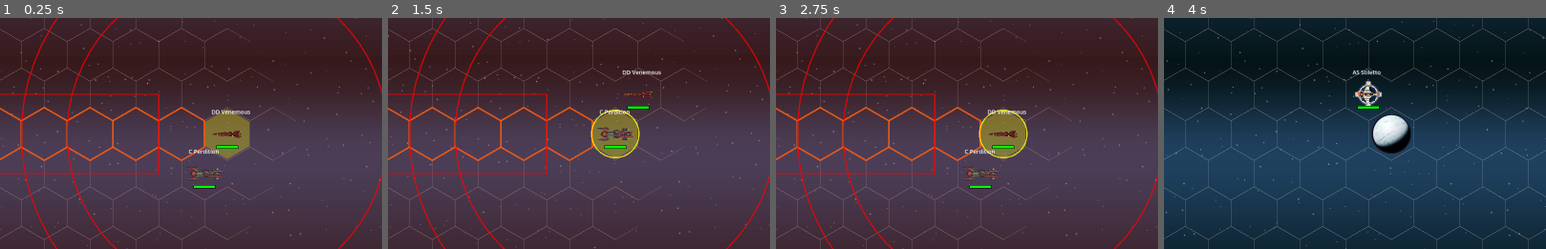
Above: before the commit, frames 1-4 (left to right).
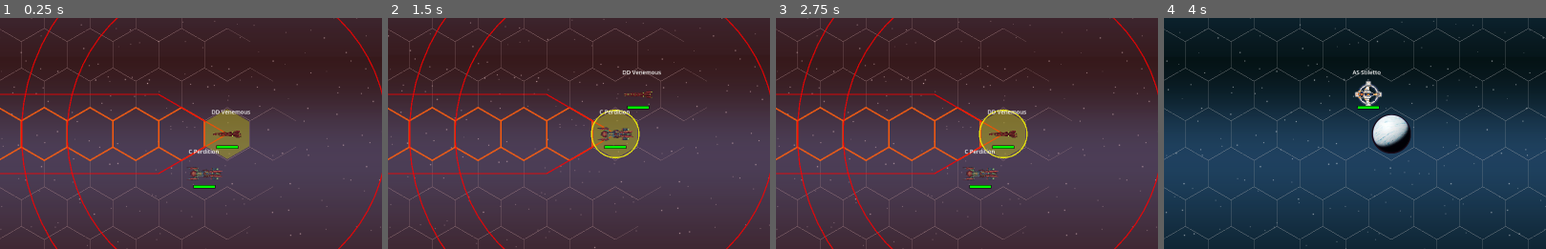
Above: after the commit, the same moments.

Repository: jjeffers/sf-kh-simulator
Game: Godot game, scene res://Scenes/Main.tscn
The game is run twice, just before and just after one commit, with the same random seed, the same clock (stepped at 60 frames per second) and the same inputs. This scene is started directly instead of the project's main scene.
Inputs (mouse positions are % of the whole screen's width and height, from its top left):
- Up to frame 1 (0.25 s): no input
- Up to frame 2 (1.5 s): click "> Venemous (WAITING) <" at 0.5 s; click "Perdition (WAITING)" at 1.25 s
- Up to frame 3 (2.75 s): click "Venemous (WAITING)" at 2 s
- Up to frame 4 (4 s): click "EXECUTE MOVEMENT" at 2.75 s; tap Enter at 3.5 s; drag from (94, 11) to (60, 28) at 3.52 s
The pictures show only the part of the screen within x 20-70%, y 25-75%; the shares and areas given below are measured in that part.

The runs differ from the first frame. In frame 1, 0.5% of the frame differs, in the area x 41-59%, y 33-68%; in frame 2, 0.4%; in frame 3, 0.5%; in frame 4, nothing differs.

Commit message:
fix: Update forward firing arc visual to include ship's hex

Diff:
--- a/Scripts/GameManager.gd
+++ b/Scripts/GameManager.gd
@@ -3096,11 +3096,12 @@
 			var end_right = end_center + right_vec
 
 			var points = PackedVector2Array([
+				HexGrid.hex_to_pixel(ghost.grid_position),
 				HexGrid.hex_to_pixel(start_left),
 				HexGrid.hex_to_pixel(end_left),
 				HexGrid.hex_to_pixel(end_right),
 				HexGrid.hex_to_pixel(start_right),
-				HexGrid.hex_to_pixel(start_left) # Close loop
+				HexGrid.hex_to_pixel(ghost.grid_position) # Close loop
 			])
 
 			draw_polyline(points, outline_color, 3.0)
